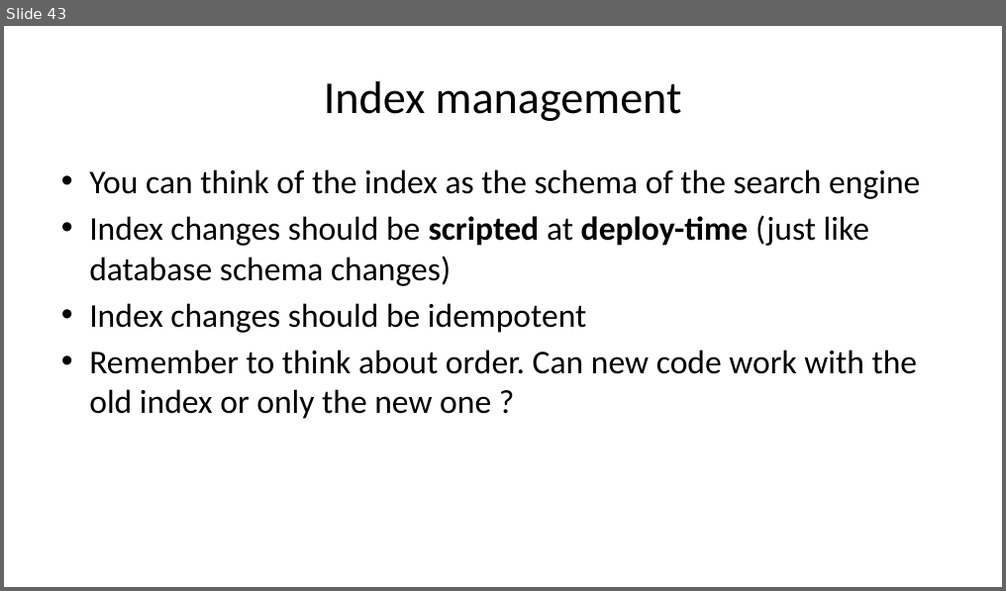
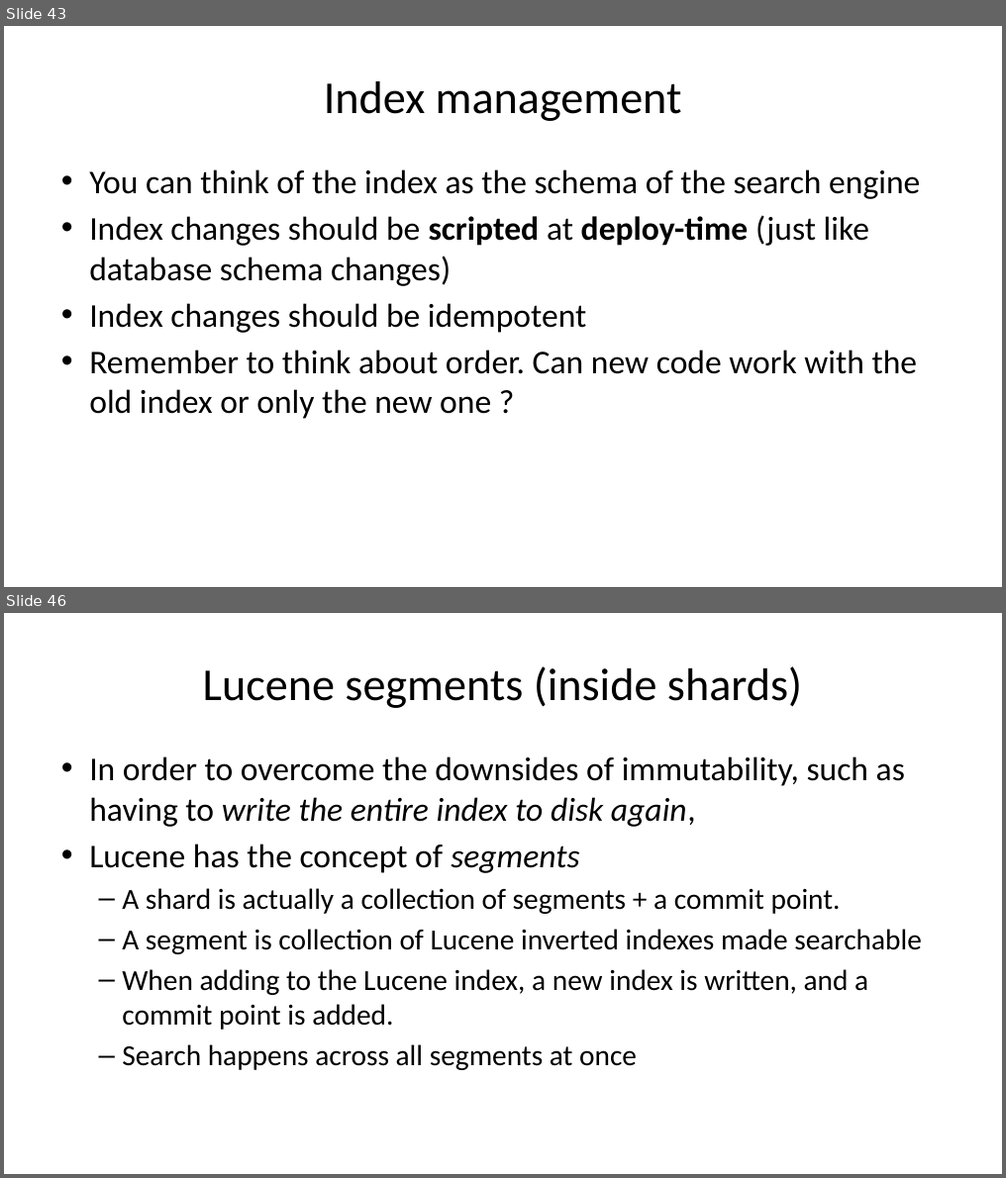
Before and after one commit to driis/ElasticTalk, a slide deck: ElasticSearch Presentation.pptx. Shown one above the other, each under a label of ours: slide 43 before the commit, slides 43 and 46 after it; the slides between them are not shown. The pictures are 1006x591 and 1006x1178 pixels, drawn with LibreOffice and Linux fonts; fonts in the diff are those of the drawing. Boxes give left, top, right and bottom in pixels: in the first picture for what was removed or moved away, otherwise in the second. Text is boxed around its words. In the diff, an @@ line names an element or a change of style, - is before the commit and + after.

```diff
--- a/ElasticSearch Presentation.pptx
+++ b/ElasticSearch Presentation.pptx
@@ slide 46 added at bbox=[4, 613, 1002, 1174], background #FFFFFF @@
@@ title added at bbox=[203, 666, 802, 708], 44 pt, text #000000 @@
+Lucene segments (inside shards)
@@ text added at bbox=[89, 757, 922, 1070], 28 pt, text #000000 @@
+• In order to overcome the downsides of immutability, such as having to write the entire index to disk again,
+• Lucene has the concept of segments
+  – A shard is actually a collection of segments + a commit point.
+  – A segment is collection of Lucene inverted indexes made searchable
+  – When adding to the Lucene index, a new index is written, and a commit point is added.
+  – Search happens across all segments at once
```
Also in this commit, not shown: 6 slides changed, 31 other slides added, 1 slide removed.
